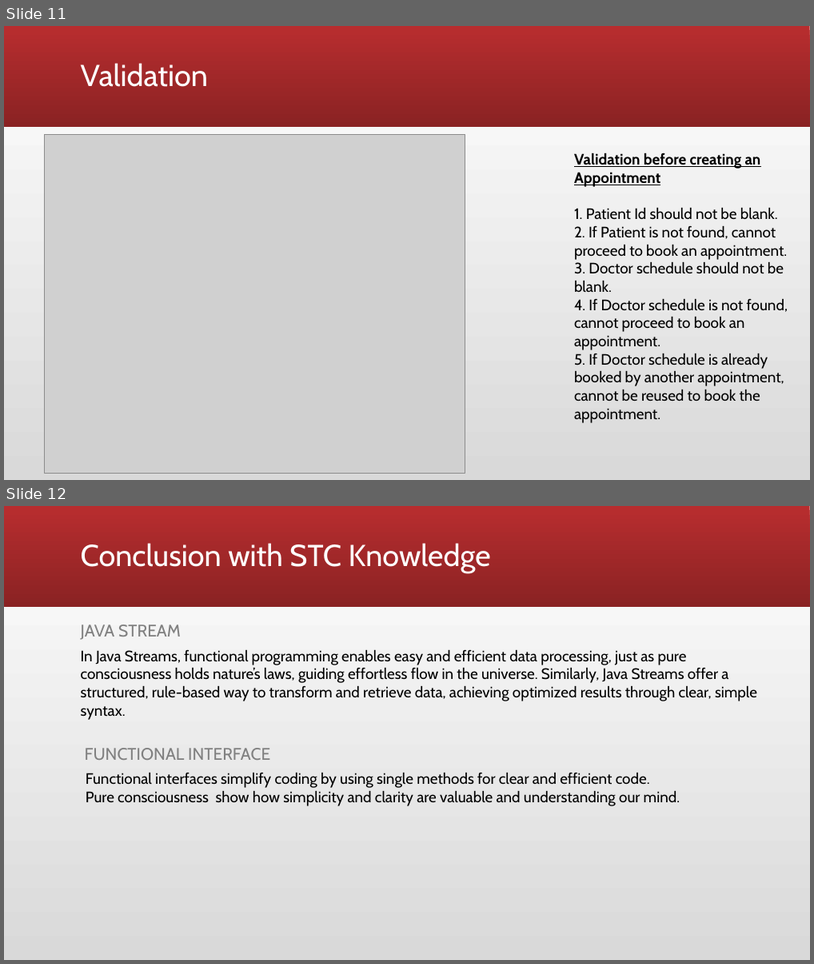
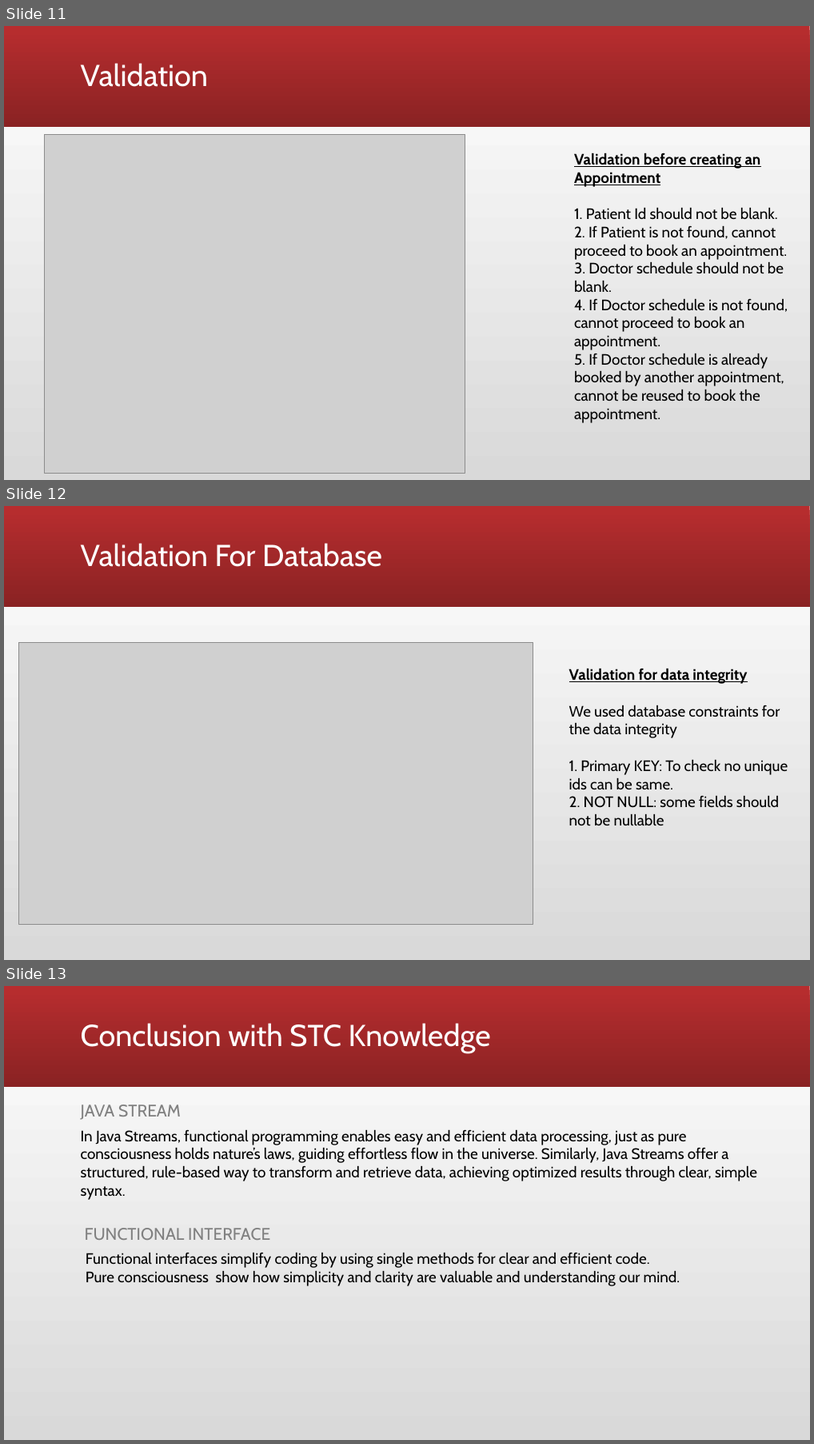
Before and after one commit to ssuheesh/MPP-labs, a slide deck: Project/Hospital Appointment System.pptx. Shown one above the other, each under a label of ours: slides 11 and 12 before the commit, slides 11, 12 and 13 after it. The pictures are 814x964 and 814x1444 pixels, drawn with LibreOffice and Linux fonts; fonts in the diff are those of the drawing; grey boxes stand for pictures. Boxes give left, top, right and bottom in pixels: in the first picture for what was removed or moved away, otherwise in the second. Text is boxed around its words. In the diff, an @@ line names an element or a change of style, - is before the commit and + after.

Commit message:
added validation

```diff
--- a/Project/Hospital Appointment System.pptx
+++ b/Project/Hospital Appointment System.pptx
@@ slide 12 added at bbox=[4, 506, 810, 960], background gradient #D9D9D9 to #FFFFFF; not listed: 1 template element that a slide beside it also shows @@
@@ title added at bbox=[81, 543, 382, 567], 36 pt, text #FFFFFF @@
+Validation For Database
@@ picture added at bbox=[19, 642, 534, 924] @@
@@ text added at bbox=[570, 668, 789, 826], 18 pt, text #000000 @@
+Validation for data integrity
+We used database constraints for the data integrity
+1. Primary KEY: To check no unique ids can be same.
+2. NOT NULL: some fields should not be nullable
@@ what was slide 12 is now slide 13 @@
```
